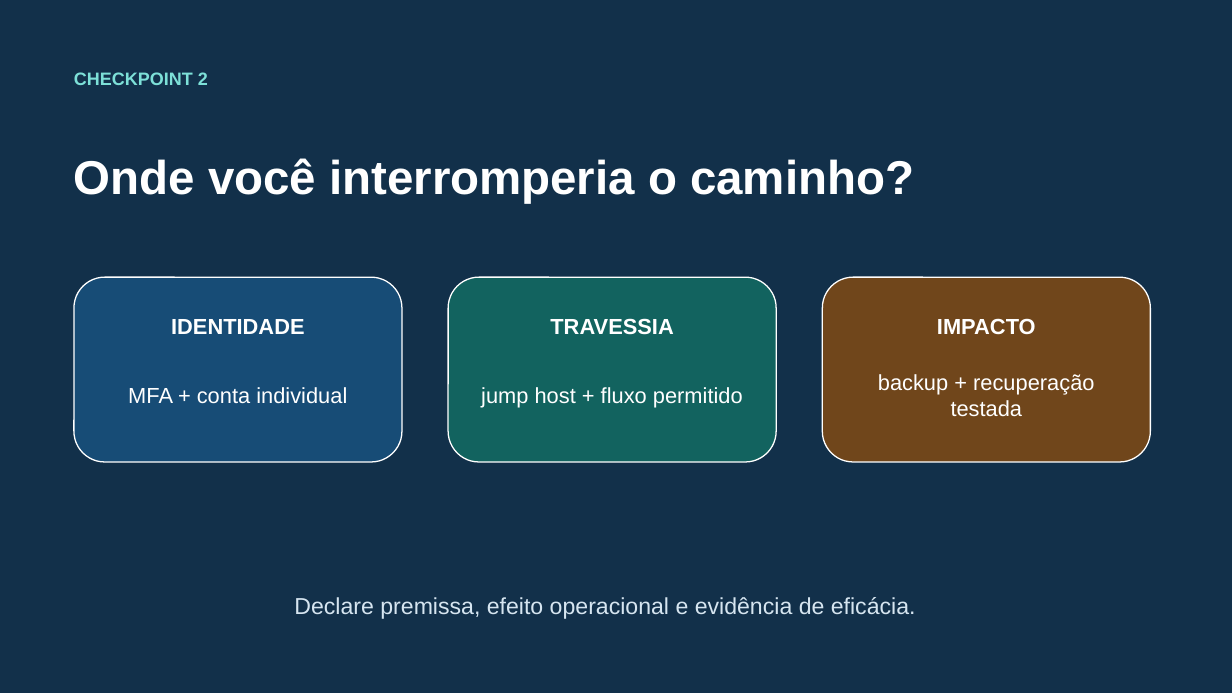
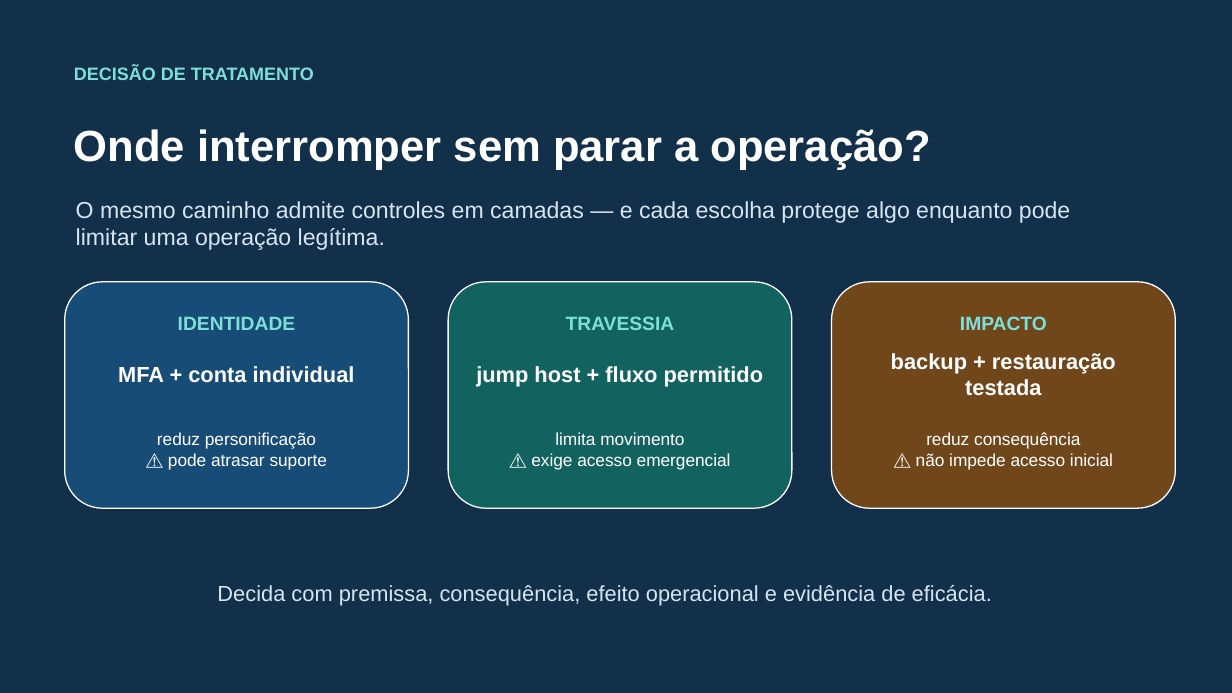
Before and after one commit to rafaelrezo/seguranca-digital, a slide deck: slide 6 of slides/A03-do-caminho-de-ataque-ao-modelo-de-ameacas/fonte/A03-do-caminho-de-ataque-ao-modelo-de-ameacas.pptx. Drawn at 1232x693 pixels with LibreOffice and Linux fonts; fonts in the diff are those of the drawing. Boxes give left, top, right and bottom in pixels: in the first picture for what was removed or moved away, otherwise in the second. Text is boxed around its words. In the diff, an @@ line names an element or a change of style, - is before the commit and + after.

```diff
--- a/slides/A03-do-caminho-de-ataque-ao-modelo-de-ameacas/fonte/A03-do-caminho-de-ataque-ao-modelo-de-ameacas.pptx
+++ b/slides/A03-do-caminho-de-ataque-ao-modelo-de-ameacas/fonte/A03-do-caminho-de-ataque-ao-modelo-de-ameacas.pptx
@@ text at <box>74,66,314,80</box>: text changed @@
-CHECKPOINT 2
+DECISÃO DE TRATAMENTO
@@ text at <box>74,129,930,170</box>: text changed; size 37 to 34 pt @@
-Onde você interromperia o caminho?
+Onde interromper sem parar a operação?
@@ text added at <box>76,201,1070,250</box>, 18 pt, text #D6E5F0 @@
+O mesmo caminho admite controles em camadas — e cada escolha protege algo enquanto pode limitar uma operação legítima.
@@ rounded rectangle: place and size @@
-rounded rectangle at <box>74,277,402,462</box>
+rounded rectangle at <box>65,282,409,508</box>
@@ rounded rectangle: place and size @@
-rounded rectangle at <box>448,277,776,462</box>
+rounded rectangle at <box>448,282,792,508</box>
@@ rounded rectangle: place and size @@
-rounded rectangle at <box>823,277,1151,462</box>
+rounded rectangle at <box>832,282,1176,508</box>
@@ text "IDENTIDADE": place and size @@
-text "IDENTIDADE" at <box>171,319,304,334</box>
+text "IDENTIDADE" at <box>178,317,296,330</box>
@@ size 17 to 15 pt, text colour #FFFFFF to #7DE0D8 in 3 elements at <box>178,317,296,330</box>, <box>566,316,675,330</box>, <box>960,316,1047,330</box> @@
@@ text "IMPACTO": place and size @@
-text "IMPACTO" at <box>937,318,1036,335</box>
+text "IMPACTO" at <box>960,316,1047,330</box>
@@ text "MFA + conta individual": place and size @@
-text "MFA + conta individual" at <box>128,387,347,404</box>
+text "MFA + conta individual" at <box>118,366,355,383</box>
@@ text "MFA + conta individual" at <box>118,366,355,383</box>: bold on @@
@@ text "jump host + fluxo permitido" at <box>476,366,763,387</box>: bold on @@
@@ text "jump host + fluxo permitido": place and size @@
-text "jump host + fluxo permitido" at <box>481,387,743,408</box>
+text "jump host + fluxo permitido" at <box>476,366,763,387</box>
@@ text at <box>891,353,1116,396</box>: text changed; bold on @@
-backup + recuperação testada
+backup + restauração testada
@@ text added at <box>157,432,328,470</box>, 13.5 pt, text #FFFFFF @@
+reduz personificação
+⚠ pode atrasar suporte
@@ text added at <box>531,432,731,470</box>, 13.5 pt, text #FFFFFF @@
+limita movimento
+⚠ exige acesso emergencial
@@ text added at <box>916,432,1113,470</box>, 13.5 pt, text #FFFFFF @@
+reduz consequência
+⚠ não impede acesso inicial
@@ text at <box>217,585,992,606</box>: text changed; size 18 to 17 pt @@
-Declare premissa, efeito operacional e evidência de eficácia.
+Decida com premissa, consequência, efeito operacional e evidência de eficácia.
```
Also in this commit, not shown: 7 other slides changed, 1 slide added, 1 slide removed, 27 other files.
